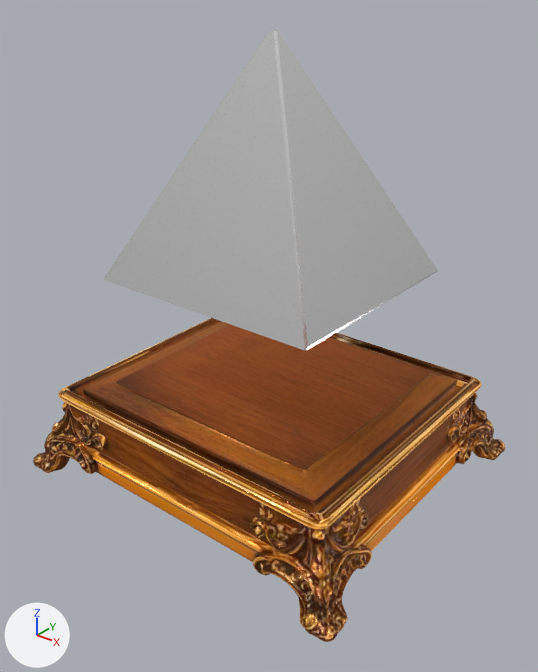
What one commit did to the glTF model prism_animated.glb.
Rendered twice from a 50 mm camera at (0.391, -0.498, 0.447) aimed at (0.012, -0.024, 0.153). Arrows for +X, +Y and +Z are at lower left; the lights stay in place. The older version comes first.

The older version as bpy lines, for what is in view:
```python
ob_body = bpy.data.objects.new('body', me_cube_005)
ob_body.location = (0.0, 0.0, 0.0)
ob_rotation_part = bpy.data.objects.new('rotation_part', me_cube_003)
ob_rotation_part.location = (0.0, -0.003, 0.101)
```
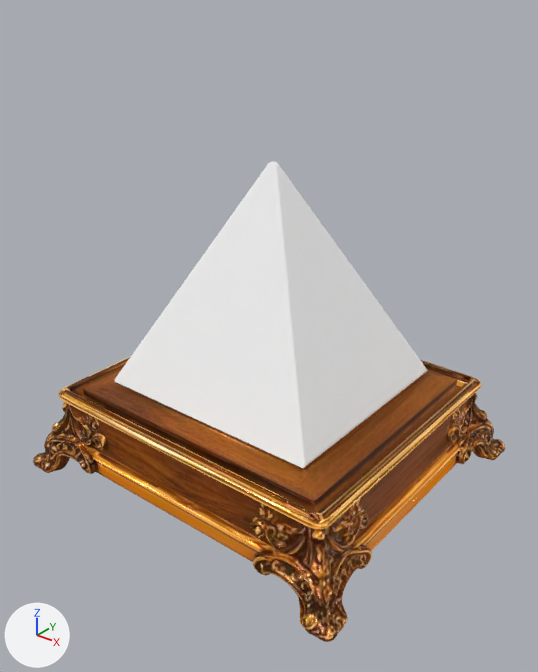
What changed in the scene script:
```text
Change mat_dispersion:
    where n0 = _N.new('ShaderNodeBsdfPrincipled'); n0.name = 'Principled BSDF'
    add n0.inputs[1].default_value = 1.0  # 'Metallic'
    n0.inputs[2].default_value: 0.1 -> 1.0  # 'Roughness'
    add n5 = _N.new('ShaderNodeMath'); n5.name = 'Math.002'
    add n5.operation = 'MULTIPLY'
    add n5.inputs[1].default_value = 0.65  # 'Value'
    remove n5 = _N.new('ShaderNodeMath'); n5.name = 'Math.002'
    remove n5.operation = 'MULTIPLY'
    add n10 = _N.new('ShaderNodeMath'); n10.name = 'Math.003'
    add n10.operation = 'MULTIPLY'
    where n6 = _N.new('ShaderNodeVertexColor'); n6.name = 'Color Attribute'
    remove _L.new(n6.outputs[1], n5.inputs[1])  # 'Alpha' to 'Value'
    where n7 = _N.new('ShaderNodeTexImage'); n7.name = 'Image Texture'
    remove _L.new(n7.outputs[1], n5.inputs[0])  # 'Alpha' to 'Value'
    add _L.new(n10.outputs[0], n5.inputs[0])  # 'Value' to 'Value'
    add _L.new(n6.outputs[1], n10.inputs[1])  # 'Alpha' to 'Value'
    add _L.new(n7.outputs[1], n10.inputs[0])  # 'Alpha' to 'Value'
Change ob_rotation_part:
    ob_rotation_part.location: (0.0, -0.003, 0.101) -> (0.0, -0.003, -0.002)
```

Boxes [x1, y1, x2, y2] around the edits, measured in the pictures (538 x 672 px):
'rotation_part', surface changed, moved: before [104, 30, 438, 350]; after [114, 162, 428, 468]
